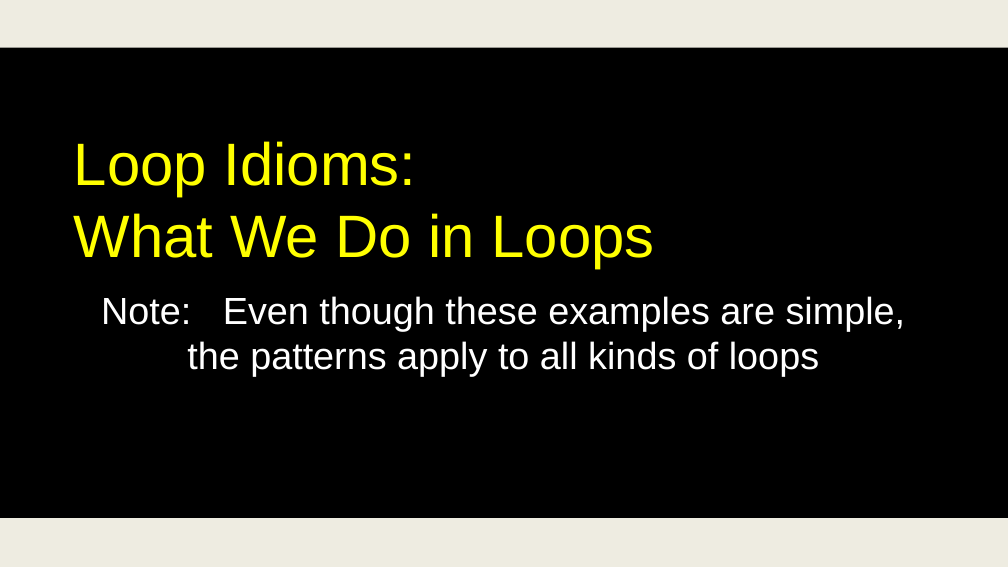
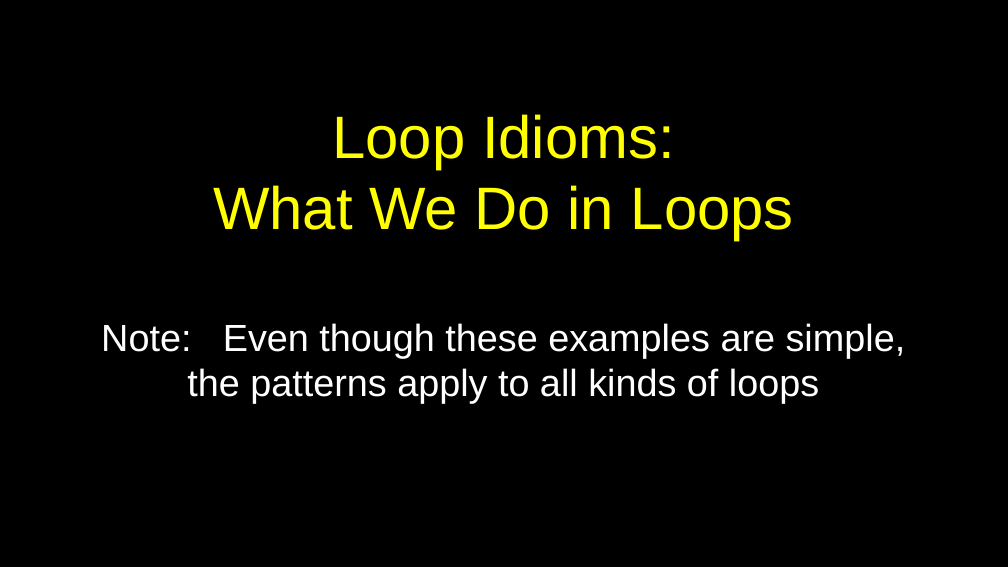
Before and after one commit to csev/py4e, a slide deck: slide 20 of lectures3/Pythonlearn-05-Iterations.pptx. Drawn at 1008x567 pixels with LibreOffice and Linux fonts; fonts in the diff are those of the drawing. Boxes give left, top, right and bottom in pixels: in the first picture for what was removed or moved away, otherwise in the second. Text is boxed around its words. In the diff, an @@ line names an element or a change of style, - is before the commit and + after.

```diff
--- a/lectures3/Pythonlearn-05-Iterations.pptx
+++ b/lectures3/Pythonlearn-05-Iterations.pptx
@@ rectangle removed at (x1=0, y1=0, x2=1008, y2=48) @@
@@ title at (x1=213, y1=114, x2=794, y2=241): text changed @@
-Loop Idioms:
-What We Do in Loops
+Loop Idioms:
+What We Do in Loops
@@ rectangle at (x1=0, y1=518, x2=1008, y2=567): fill #EEECE1 to #000000 @@
```
Also in this commit, not shown: 51 other slides changed.
